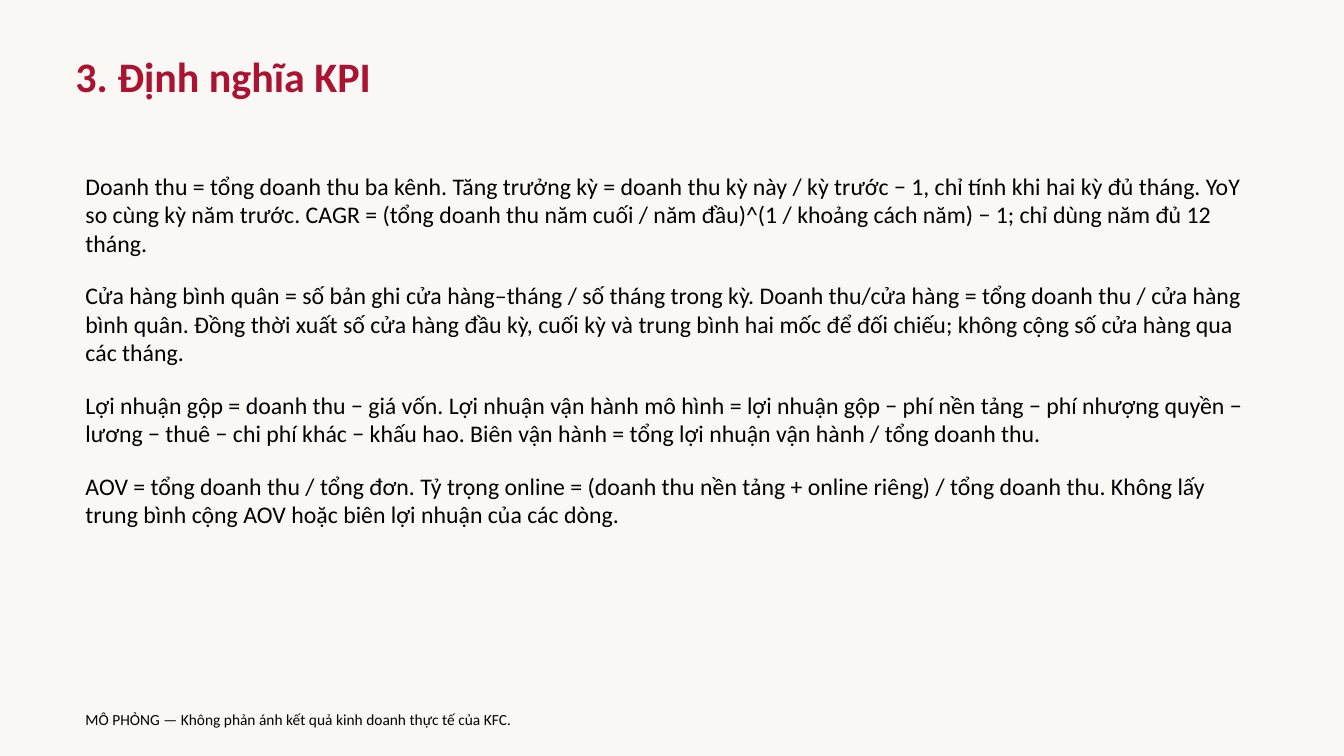
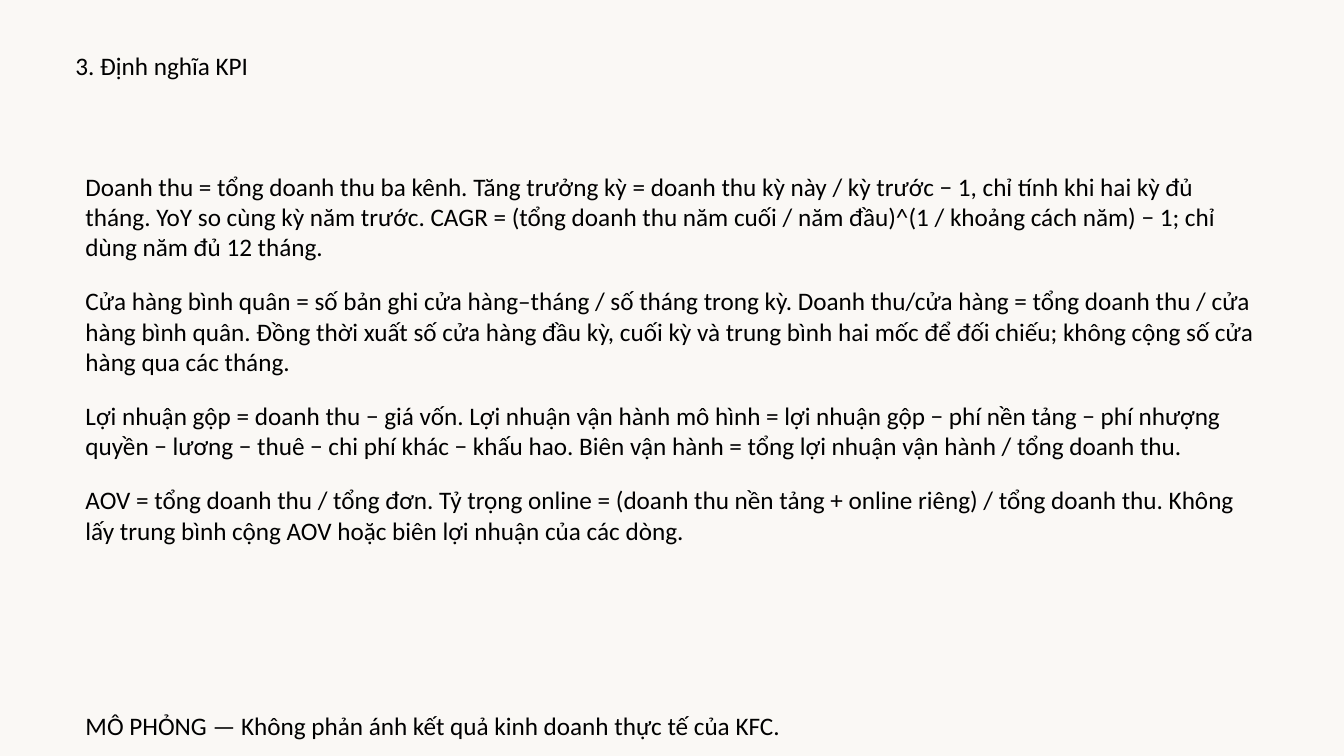
Before and after one commit to haonuongbo/Phan-tich-du-lieu-trong-moi-truong-doanh-nghiep, a slide deck: slide 3 of BaoCao/ThuyetTrinh.pptx. Drawn at 1344x756 pixels with LibreOffice and Linux fonts; fonts in the diff are those of the drawing. Boxes give left, top, right and bottom in pixels: in the first picture for what was removed or moved away, otherwise in the second. Text is boxed around its words. In the diff, an @@ line names an element or a change of style, - is before the commit and + after.

```diff
--- a/BaoCao/ThuyetTrinh.pptx
+++ b/BaoCao/ThuyetTrinh.pptx
@@ text "3. Định nghĩa KPI" at bbox=[75, 57, 248, 80]: size 30 to 18 pt, text colour #AC1232 to #000000, bold off @@
@@ text "Doanh thu = tổng doanh ..." at bbox=[85, 176, 1253, 545]: size 17 to 18 pt @@
@@ text "MÔ PHỎNG — Không phản ..." at bbox=[85, 715, 780, 740]: size 11 to 18 pt @@
```
Also in this commit, not shown: 6 other slides changed, 51 other files.
